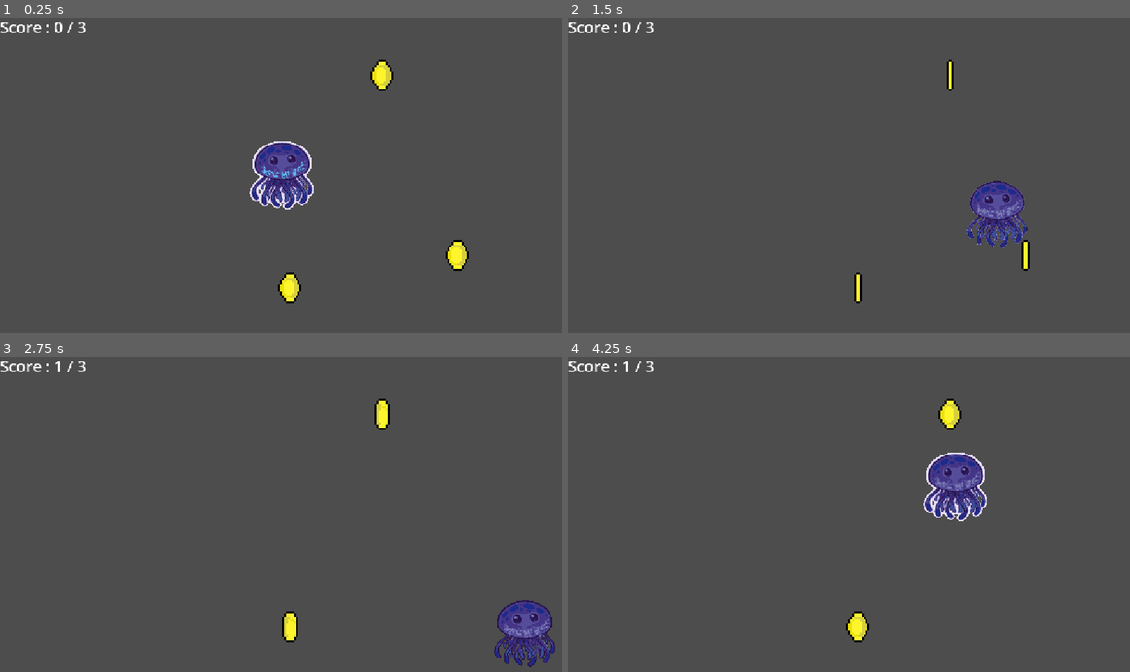
Above: before the commit, frames 1-4 (two rows, left to right).
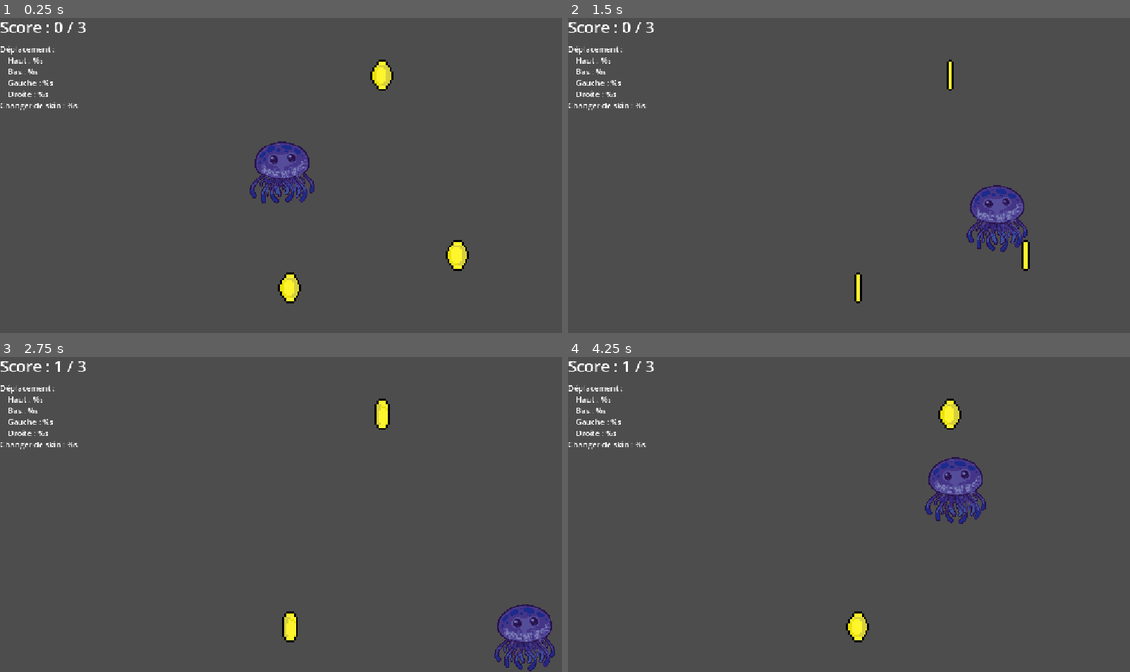
Above: after the commit, the same moments.

Repository: IAidenI/TestsGodot
Game: Godot game, scene res://main.tscn
Two runs of this game, one before a commit and one after it. Both use one fixed random seed, a clock stepped at 60 frames per second and the inputs below.
Inputs:
- Up to frame 1 (0.25 s): no input
- Up to frame 2 (1.5 s): tap Enter at 0.5 s; hold Right (ui_right) 0.53-1.28 s; tap F (change_skin, bound only before the commit) at 0.6, 1.35 s; hold Down (ui_down) from 1.28 s (still down)
- Up to frame 3 (2.75 s): release Down (ui_down) at 2.03 s; hold Right (ui_right) from 2.03 s (still down); tap F (change_skin, bound only before the commit) at 2.1 s
- Up to frame 4 (4.25 s): release Right (ui_right) at 2.78 s; hold Up (ui_up) 2.78-3.53 s; tap F (change_skin, bound only before the commit) at 2.85, 3.6 s; hold Left (ui_left) from 3.53 s (still down)

The runs differ from the first frame. In frame 1, 1.6% of the frame differs, in the area x 0-56%, y 8-61%; in frame 2, 1.7%; in frame 3, 1.7%; in frame 4, 1.9%, in the area x 0-75%, y 8-54%.

Commit message:
feat: add comments and readme

Diff:
--- a/Coin/coin.gd
+++ b/Coin/coin.gd
@@ -3,8 +3,8 @@
 
 signal collected
 
-
 func _on_body_entered(body: Node2D) -> void:
+	# Si le joueur entre dans la hitbox de la pièce
 	if body is Player:
-		collected.emit()
-		queue_free()
+		collected.emit() # Indique qu'elle est collecté
+		queue_free()     # Supprime la pièce de la scène
--- a/Coin/coin.tscn
+++ b/Coin/coin.tscn
@@ -1,54 +1,51 @@
 [gd_scene format=3 uid="uid://46glmb8vhu72"]
 
-[ext_resource type="Texture2D" uid="uid://djl6tbl2o22mk" path="res://assets/sprits/coin_Sheet.png" id="1_5u43v"]
-[ext_resource type="Script" uid="uid://vgqo8l60lrs8" path="res://Coin/coin.gd" id="1_ewyp4"]
+[ext_resource type="Script" uid="uid://vgqo8l60lrs8" path="res://coin/coin.gd" id="1_ewyp4"]
+[ext_resource type="Texture2D" uid="uid://cekyjvohc5ujk" path="res://coin/coin_Sheet.png" id="2_ewyp4"]
 
-[sub_resource type="AtlasTexture" id="AtlasTexture_ewyp4"]
-atlas = ExtResource("1_5u43v")
+[sub_resource type="AtlasTexture" id="AtlasTexture_0wmpe"]
+atlas = ExtResource("2_ewyp4")
 region = Rect2(0, 0, 16, 16)
 
-[sub_resource type="AtlasTexture" id="AtlasTexture_0wmpe"]
-atlas = ExtResource("1_5u43v")
+[sub_resource type="AtlasTexture" id="AtlasTexture_rmlog"]
+atlas = ExtResource("2_ewyp4")
 region = Rect2(16, 0, 16, 16)
 
-[sub_resource type="AtlasTexture" id="AtlasTexture_rmlog"]
-atlas = ExtResource("1_5u43v")
+[sub_resource type="AtlasTexture" id="AtlasTexture_vwk3l"]
+atlas = ExtResource("2_ewyp4")
 region = Rect2(32, 0, 16, 16)
 
-[sub_resource type="AtlasTexture" id="AtlasTexture_vwk3l"]
-atlas = ExtResource("1_5u43v")
+[sub_resource type="AtlasTexture" id="AtlasTexture_ielbx"]
+atlas = ExtResource("2_ewyp4")
 region = Rect2(48, 0, 16, 16)
 
-[sub_resource type="AtlasTexture" id="AtlasTexture_ielbx"]
-atlas = ExtResource("1_5u43v")
+[sub_resource type="AtlasTexture" id="AtlasTexture_mp0hw"]
+atlas = ExtResource("2_ewyp4")
 region = Rect2(64, 0, 16, 16)
 
-[sub_resource type="AtlasTexture" id="AtlasTexture_mp0hw"]
-atlas = ExtResource("1_5u43v")
+[sub_resource type="AtlasTexture" id="AtlasTexture_13ec3"]
+atlas = ExtResource("2_ewyp4")
 region = Rect2(80, 0, 16, 16)
 
-[sub_resource type="AtlasTexture" id="AtlasTexture_13ec3"]
-atlas = ExtResource("1_5u43v")
+[sub_resource type="AtlasTexture" id="AtlasTexture_rvwep"]
+atlas = ExtResource("2_ewyp4")
 region = Rect2(96, 0, 16, 16)
 
-[sub_resource type="AtlasTexture" id="AtlasTexture_rvwep"]
-atlas = ExtResource("1_5u43v")
+[sub_resource type="AtlasTexture" id="AtlasTexture_ujqpo"]
+atlas = ExtResource("2_ewyp4")
 region = Rect2(112, 0, 16, 16)
 
-[sub_resource type="AtlasTexture" id="AtlasTexture_ujqpo"]
-atlas = ExtResource("1_5u43v")
+[sub_resource type="AtlasTexture" id="AtlasTexture_76kvg"]
+atlas = ExtResource("2_ewyp4")
 region = Rect2(128, 0, 16, 16)
 
-[sub_resource type="AtlasTexture" id="AtlasTexture_76kvg"]
-atlas = ExtResource("1_5u43v")
+[sub_resource type="AtlasTexture" id="AtlasTexture_n57dm"]
+atlas = ExtResource("2_ewyp4")
 region = Rect2(144, 0, 16, 16)
 
 [sub_resource type="SpriteFrames" id="SpriteFrames_s51rp"]
 animations = [{
 "frames": [{
-"duration": 1.0,
-"texture": SubResource("AtlasTexture_ewyp4")
-}, {
 "duration": 1.0,
 "texture": SubResource("AtlasTexture_0wmpe")
 }, {
@@ -75,6 +72,9 @@
 }, {
 "duration": 1.0,
 "texture": SubResource("AtlasTexture_76kvg")
+}, {
+"duration": 1.0,
+"texture": SubResource("AtlasTexture_n57dm")
 }],
 "loop": 1,
 "name": &"default",
@@ -87,12 +87,12 @@
 [node name="Coin" type="Area2D" unique_id=1895724785]
 script = ExtResource("1_ewyp4")
 
-[node name="AnimatedSprite2D" type="AnimatedSprite2D" parent="." unique_id=806305969]
+[node name="Sprite" type="AnimatedSprite2D" parent="." unique_id=806305969]
 scale = Vector2(4, 4)
 sprite_frames = SubResource("SpriteFrames_s51rp")
 autoplay = "default"
 
-[node name="CollisionShape2D" type="CollisionShape2D" parent="." unique_id=265402162]
+[node name="Hitbox" type="CollisionShape2D" parent="." unique_id=265402162]
 scale = Vector2(4, 4)
 shape = SubResource("CircleShape2D_evcbc")
 
--- a/assets/icon.svg
+++ /dev/null
@@ -1 +0,0 @@
-<svg xmlns="http://www.w3.org/2000/svg" width="128" height="128"><rect width="124" height="124" x="2" y="2" fill="#363d52" stroke="#212532" stroke-width="4" rx="14"/><g fill="#fff" transform="translate(12.322 12.322)scale(.101)"><path d="M105 673v33q407 354 814 0v-33z"/><path fill="#478cbf" d="m105 673 152 14q12 1 15 14l4 67 132 10 8-61q2-11 15-15h162q13 4 15 15l8 61 132-10 4-67q3-13 15-14l152-14V427q30-39 56-81-35-59-83-108-43 20-82 47-40-37-88-64 7-51 8-102-59-28-123-42-26 43-46 89-49-7-98 0-20-46-46-89-64 14-123 42 1 51 8 102-48 27-88 64-39-27-82-47-48 49-83 108 26 42 56 81zm0 33v39c0 276 813 276 814 0v-39l-134 12-5 69q-2 10-14 13l-162 11q-12 0-16-11l-10-65H446l-10 65q-4 11-16 11l-162-11q-12-3-14-13l-5-69z"/><path d="M483 600c0 34 58 34 58 0v-86c0-34-58-34-58 0z"/><circle cx="725" cy="526" r="90"/><circle cx="299" cy="526" r="90"/></g><g fill="#414042" transform="translate(12.322 12.322)scale(.101)"><circle cx="307" cy="532" r="60"/><circle cx="717" cy="532" r="60"/></g></svg>
--- a/assets/sprits/icon.svg
+++ /dev/null
@@ -1 +0,0 @@
-<svg xmlns="http://www.w3.org/2000/svg" width="128" height="128"><rect width="124" height="124" x="2" y="2" fill="#363d52" stroke="#212532" stroke-width="4" rx="14"/><g fill="#fff" transform="translate(12.322 12.322)scale(.101)"><path d="M105 673v33q407 354 814 0v-33z"/><path fill="#478cbf" d="m105 673 152 14q12 1 15 14l4 67 132 10 8-61q2-11 15-15h162q13 4 15 15l8 61 132-10 4-67q3-13 15-14l152-14V427q30-39 56-81-35-59-83-108-43 20-82 47-40-37-88-64 7-51 8-102-59-28-123-42-26 43-46 89-49-7-98 0-20-46-46-89-64 14-123 42 1 51 8 102-48 27-88 64-39-27-82-47-48 49-83 108 26 42 56 81zm0 33v39c0 276 813 276 814 0v-39l-134 12-5 69q-2 10-14 13l-162 11q-12 0-16-11l-10-65H446l-10 65q-4 11-16 11l-162-11q-12-3-14-13l-5-69z"/><path d="M483 600c0 34 58 34 58 0v-86c0-34-58-34-58 0z"/><circle cx="725" cy="526" r="90"/><circle cx="299" cy="526" r="90"/></g><g fill="#414042" transform="translate(12.322 12.322)scale(.101)"><circle cx="307" cy="532" r="60"/><circle cx="717" cy="532" r="60"/></g></svg>
--- a/main.gd
+++ b/main.gd
@@ -6,18 +6,43 @@
 @onready var score_label: Label = $HUD/ScoreLabel
 
 func _ready() -> void:
+	# Affiche les commandes
+	$HUD/ControlsLabel.text = "Déplacement :\n[indent]Haut : %s\nBas : %s\nGauche : %s\nDroite : %s[/indent]\nChanger de skin : %s" % [
+		get_action_keys("move_up"),
+		get_action_keys("move_down"),
+		get_action_keys("move_left"),
+		get_action_keys("move_right"),
+	]
+
+	# Centre le joueur à l'écran
 	$Player.position = get_viewport_rect().size / 2
+
+	# Parcourt tous les enfants directs de Main pour trouver les pièces
 	for child in get_children():
 		if child is Coin:
+			# Abonne Main au signal "collected" de la pièce
 			child.collected.connect(_on_coin_collected)
 			total += 1
-	update_label()
+	# Affiche le score initial
+	update_score()
 
 func _on_coin_collected() -> void:
 	score += 1
-	update_label()
+	update_score()
+
 	if score == total:
 		score_label.text = "Toutes les pieces sont ramassées !"
 
-func update_label() -> void:
+func update_score() -> void:
 	score_label.text = "Score : %d / %d" % [score, total]
+
+# Pour récupèrer les variables globals pour les commandes
+func get_action_keys(action: String) -> String:
+	var keys := PackedStringArray()
+	for event in InputMap.action_get_events(action):
+		if event is InputEventKey:
+			var keycode: Key = event.keycode
+			if keycode == KEY_NONE:
+				keycode = DisplayServer.keyboard_get_keycode_from_physical(event.physical_keycode)
+			keys.append(OS.get_keycode_string(keycode))
+	return "[color=yellow]%s[/color]" % " / ".join(keys)
--- a/main.tscn
+++ b/main.tscn
@@ -2,7 +2,7 @@
 
 [ext_resource type="Script" uid="uid://4mhgh4iu1xr5" path="res://main.gd" id="1_h2yge"]
 [ext_resource type="PackedScene" uid="uid://bhbkpsiusl0wv" path="res://player/player.tscn" id="1_ig7tw"]
-[ext_resource type="PackedScene" uid="uid://46glmb8vhu72" path="res://Coin/coin.tscn" id="2_0xm2m"]
+[ext_resource type="PackedScene" uid="uid://46glmb8vhu72" path="res://coin/coin.tscn" id="2_0xm2m"]
 
 [sub_resource type="WorldBoundaryShape2D" id="WorldBoundaryShape2D_h2yge"]
 normal = Vector2(0, 1)
@@ -55,3 +55,14 @@
 offset_bottom = 23.0
 theme_override_font_sizes/font_size = 32
 text = "Score : 0"
+
+[node name="ControlsLabel" type="RichTextLabel" parent="HUD" unique_id=1353905038]
+offset_top = 56.0
+offset_right = 97.0
+offset_bottom = 105.0
+bbcode_enabled = true
+text = "Commandes"
+fit_content = true
+scroll_active = false
+autowrap_mode = 0
+tab_stops = PackedFloat32Array(32)
--- a/player/player.gd
+++ b/player/player.gd
@@ -3,23 +3,8 @@
 
 @export var speed: float = 400.0
 
-const SKIN_A := preload("res://assets/sprits/player1.png")
-const SKIN_B := preload("res://assets/sprits/player2.png")
-const SKIN_C := preload("res://assets/sprits/player3.png")
-const SKIN_D := preload("res://assets/sprits/player4.png")
-
 func _physics_process(delta: float) -> void:
-	var direction := Input.get_vector("ui_left", "ui_right", "ui_up", "ui_down")
+	# Physique du déplacement
+	var direction := Input.get_vector("move_left", "move_right", "move_up", "move_down")
 	velocity = direction * speed
 	move_and_slide()
-
-	if Input.is_action_just_pressed("change_skin"):
-		match $Sprite2D.texture:
-			SKIN_A:
-				$Sprite2D.texture = SKIN_B
-			SKIN_B:
-				$Sprite2D.texture = SKIN_C
-			SKIN_C:
-				$Sprite2D.texture = SKIN_D
-			_:
-				$Sprite2D.texture = SKIN_A
--- a/player/player.tscn
+++ b/player/player.tscn
@@ -1,7 +1,64 @@
 [gd_scene format=3 uid="uid://bhbkpsiusl0wv"]
 
 [ext_resource type="Script" uid="uid://bs5vipigt1j2y" path="res://player/player.gd" id="1_rkbax"]
-[ext_resource type="Texture2D" uid="uid://ux2s428u4g7p" path="res://assets/sprits/player1.png" id="2_rkbax"]
+[ext_resource type="Texture2D" uid="uid://bb400t5lxjygi" path="res://player/player_Sheet.png" id="3_g1dw6"]
+
+[sub_resource type="AtlasTexture" id="AtlasTexture_rkbax"]
+atlas = ExtResource("3_g1dw6")
+region = Rect2(0, 0, 80, 80)
+
+[sub_resource type="AtlasTexture" id="AtlasTexture_g1dw6"]
+atlas = ExtResource("3_g1dw6")
+region = Rect2(80, 0, 80, 80)
+
+[sub_resource type="AtlasTexture" id="AtlasTexture_yw30f"]
+atlas = ExtResource("3_g1dw6")
+region = Rect2(160, 0, 80, 80)
+
+[sub_resource type="AtlasTexture" id="AtlasTexture_qjkh3"]
+atlas = ExtResource("3_g1dw6")
+region = Rect2(240, 0, 80, 80)
+
+[sub_resource type="AtlasTexture" id="AtlasTexture_g6k8r"]
+atlas = ExtResource("3_g1dw6")
+region = Rect2(320, 0, 80, 80)
+
+[sub_resource type="AtlasTexture" id="AtlasTexture_boad6"]
+atlas = ExtResource("3_g1dw6")
+region = Rect2(400, 0, 80, 80)
+
+[sub_resource type="AtlasTexture" id="AtlasTexture_rgyib"]
+atlas = ExtResource("3_g1dw6")
+region = Rect2(480, 0, 80, 80)
+
+[sub_resource type="SpriteFrames" id="SpriteFrames_evcbc"]
+animations = [{
+"frames": [{
+"duration": 1.0,
+"texture": SubResource("AtlasTexture_rkbax")
+}, {
+"duration": 1.0,
+"texture": SubResource("AtlasTexture_g1dw6")
+}, {
+"duration": 1.0,
+"texture": SubResource("AtlasTexture_yw30f")
+}, {
+"duration": 1.0,
+"texture": SubResource("AtlasTexture_qjkh3")
+}, {
+"duration": 1.0,
+"texture": SubResource("AtlasTexture_g6k8r")
+}, {
+"duration": 1.0,
+"texture": SubResource("AtlasTexture_boad6")
+}, {
+"duration": 1.0,
+"texture": SubResource("AtlasTexture_rgyib")
+}],
+"loop": 1,
+"name": &"default",
+"speed": 10.0
+}]
 
 [sub_resource type="CircleShape2D" id="CircleShape2D_g1dw6"]
 radius = 80.0
@@ -9,9 +66,12 @@
 [node name="Player" type="CharacterBody2D" unique_id=213820264]
 script = ExtResource("1_rkbax")
 
-[node name="Sprite2D" type="Sprite2D" parent="." unique_id=1048476492]
+[node name="Sprite" type="AnimatedSprite2D" parent="." unique_id=1765926798]
 scale = Vector2(2, 2)
-texture = ExtResource("2_rkbax")
+sprite_frames = SubResource("SpriteFrames_evcbc")
+autoplay = "default"
+frame = 6
+frame_progress = 0.9108517
 
-[node name="CollisionShape2D" type="CollisionShape2D" parent="." unique_id=1270843091]
+[node name="Hitbox" type="CollisionShape2D" parent="." unique_id=1270843091]
 shape = SubResource("CircleShape2D_g1dw6")
--- a/project.godot
+++ b/project.godot
@@ -22,9 +22,28 @@
 
 [input]
 
-change_skin={
+move_left={
 "deadzone": 0.2,
-"events": [Object(InputEventKey,"resource_local_to_scene":fa …(140 unchanged characters)… d":false,"keycode":0,"physical_keycode":70,"key_label":0,"unicode":102,"location":0,"echo":false,"script":null)
+"events": [Object(InputEventKey,"resource_local_to_scene":fa …(140 unchanged characters)… d":false,"keycode":0,"physical_keycode":65,"key_label":0,"unicode":113,"location":0,"echo":false,"script":null)
+, Object(InputEventKey,"resource_local_to_scene":false,"resource_name":"","device":-1,"window_id":0,"alt_pressed":false,"shift_pressed":false,"ctrl_pressed":false,"meta_pressed":false,"pressed":false,"keycode":0,"physical_keycode":4194319,"key_label":0,"unicode":0,"location":0,"echo":false,"script":null)
+]
+}
+move_right={
+"deadzone": 0.2,
+"events": [Object(InputEventKey,"resource_local_to_scene":false,"resource_name":"","device":-1,"window_id":0,"alt_pressed":false,"shift_pressed":false,"ctrl_pressed":false,"meta_pressed":false,"pressed":false,"keycode":0,"physical_keycode":68,"key_label":0,"unicode":100,"location":0,"echo":false,"script":null)
+, Object(InputEventKey,"resource_local_to_scene":false,"resource_name":"","device":-1,"window_id":0,"alt_pressed":false,"shift_pressed":false,"ctrl_pressed":false,"meta_pressed":false,"pressed":false,"keycode":0,"physical_keycode":4194321,"key_label":0,"unicode":0,"location":0,"echo":false,"script":null)
+]
+}
+move_up={
+"deadzone": 0.2,
+"events": [Object(InputEventKey,"resource_local_to_scene":false,"resource_name":"","device":-1,"window_id":0,"alt_pressed":false,"shift_pressed":false,"ctrl_pressed":false,"meta_pressed":false,"pressed":false,"keycode":0,"physical_keycode":87,"key_label":0,"unicode":122,"location":0,"echo":false,"script":null)
+, Object(InputEventKey,"resource_local_to_scene":false,"resource_name":"","device":-1,"window_id":0,"alt_pressed":false,"shift_pressed":false,"ctrl_pressed":false,"meta_pressed":false,"pressed":false,"keycode":0,"physical_keycode":4194320,"key_label":0,"unicode":0,"location":0,"echo":false,"script":null)
+]
+}
+move_down={
+"deadzone": 0.2,
+"events": [Object(InputEventKey,"resource_local_to_scene":false,"resource_name":"","device":-1,"window_id":0,"alt_pressed":false,"shift_pressed":false,"ctrl_pressed":false,"meta_pressed":false,"pressed":false,"keycode":0,"physical_keycode":83,"key_label":0,"unicode":115,"location":0,"echo":false,"script":null)
+, Object(InputEventKey,"resource_local_to_scene":false,"resource_name":"","device":-1,"window_id":0,"alt_pressed":false,"shift_pressed":false,"ctrl_pressed":false,"meta_pressed":false,"pressed":false,"keycode":0,"physical_keycode":4194322,"key_label":0,"unicode":0,"location":0,"echo":false,"script":null)
 ]
 }
 
Renamed: assets/sprits/coin_Sheet.png -> Coin/coin_Sheet.png
Not shown, changed: Coin/coin_Sheet.png.import
Not shown, removed: assets/icon.svg.import
Not shown, removed: assets/sprits/coin_Sheet.png.import
Binary file removed: assets/sprits/player1.png
Not shown, removed: assets/sprits/player1.png.import
Binary file removed: assets/sprits/player2.png
Not shown, removed: assets/sprits/player2.png.import
Binary file removed: assets/sprits/player3.png
Not shown, removed: assets/sprits/player3.png.import
Binary file removed: assets/sprits/player4.png
Not shown, changed: icon.svg.import
(and 7 more such lines)
